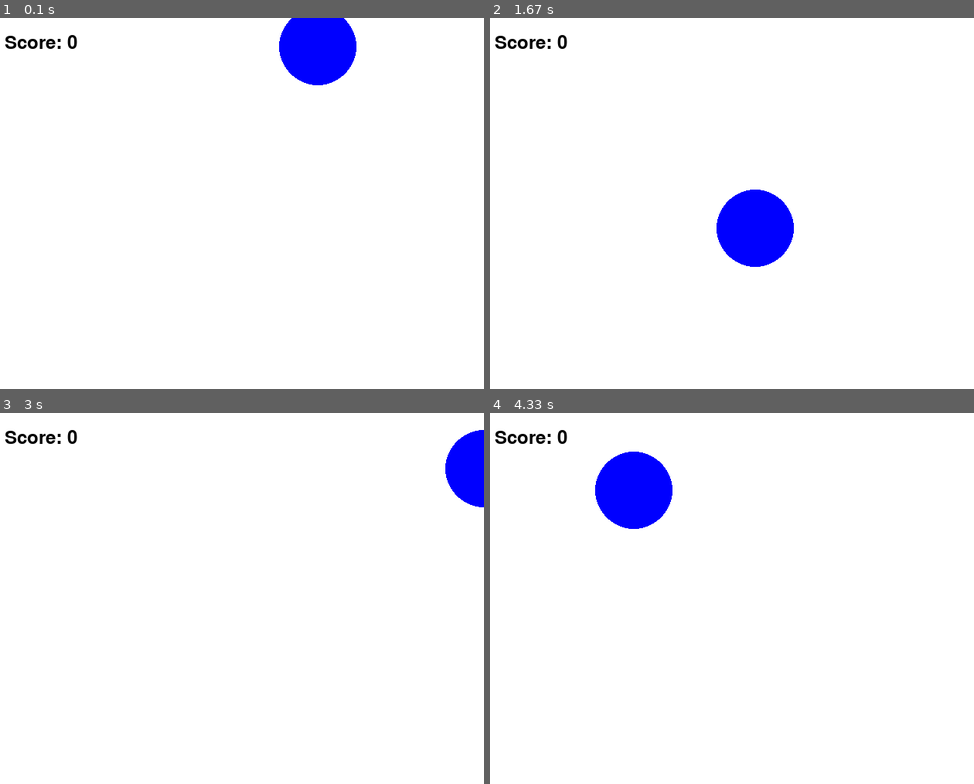
Above: before the commit, frames 1-4 (two rows, left to right).
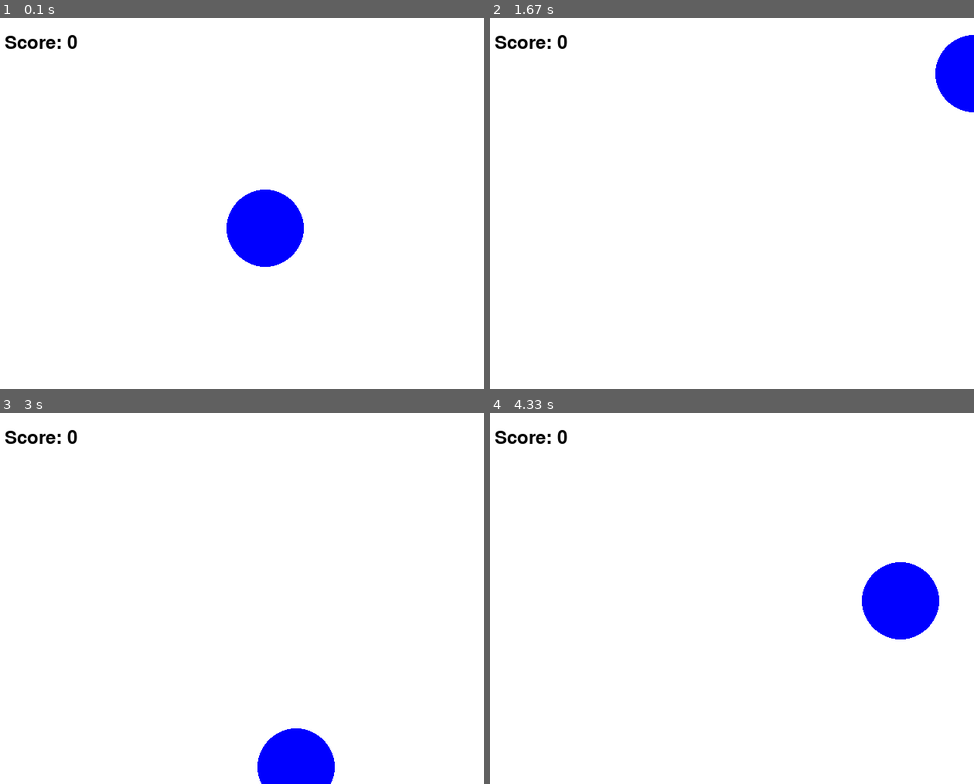
Above: after the commit, the same moments.

Repository: milan-kolar/hra-osu-pygame
Game: pygame game, started from Game OSU.py
Same seed, same stepped clock (60 frames per second), same inputs: the game is played once before the commit and once after it.
Inputs:
- Up to frame 1 (0.1 s): no input
- Up to frame 2 (1.67 s): no input
- Up to frame 3 (3 s): no input
- Up to frame 4 (4.33 s): no input

The runs differ from the first frame. In frame 1, 5.0% of the frame differs, in the area x 46-74%, y 0-68%; in frame 2, 3.9%; in frame 3, 3.3%; in frame 4, 5.2%, in the area x 21-93%, y 10-62%.

Commit message:
Zkrácení programu

Diff:
--- a/Game OSU.py
+++ b/Game OSU.py
@@ -32,6 +32,7 @@
 
     return ball
 
+# Funkce k měření času míčku na obrazovce
 def ball_time():
     # Čas míčku na obrazovce
     ball_screen_time = pygame.time.get_ticks()
@@ -39,27 +40,12 @@
 
     return ball_screen_time
 
-# Pozadí okna RGB formát
-screen.fill((255, 255, 255))
-
 # Počáteční skóre
 score = 0
 
 # Nový míček (ihned se připraví na vykreslení - PROČ??)
-x = random.randint(0, 640)
-y = random.randint(0, 480)
-# povrch na vykreslení, barva RGB, souřadnice středu, poloměr
-ball = pygame.draw.circle(screen, (0, 0, 255), (x, y), 50)
-
-# Čas míčku na obrazovce
-ball_screen_time = pygame.time.get_ticks()
-
-# Vykreslení skóre
-score_text = f"Score: {score}"
-score_font = pygame.font.Font(None, 36)
-score_surface = score_font.render(score_text, True, (0, 0, 0))
-screen.blit(score_surface, (20, 20))
-
+ball = ball_and_score(score)
+ball_screen_time = ball_time()
 # Aktualizace okna
 pygame.display.flip()
 
@@ -84,26 +70,16 @@
                     running = False
                 # Jinak nový míček na náhodné pozici
                 else:
-                    # Pozadí okna RGB formát = vymažeme předchozí obsah okna
-                    screen.fill((255, 255, 255))
-
-                    x = random.randint(0, 640)
-                    y = random.randint(0, 480)
-
-                    # Vykreslíme nový míček (na náhodné pozici z IF) a skóre
-                    ball = pygame.draw.circle(screen, (0, 0, 255), (x,y), 50)
-                    score_text = f"Score: {score}"
-                    score_font = pygame.font.Font(None, 36)
-                    score_surface = score_font.render(score_text, True, (0, 0, 0))
-                    screen.blit(score_surface, (20, 20))
-
-                    # Čas míčku na obrazovce
-                    ball_screen_time = pygame.time.get_ticks()
-                    print(ball_screen_time)
+                    # Vykreslení míčku a skóre
+                    ball = ball_and_score(score)
+                    # Měření času míčku na obzarovce
+                    ball_screen_time = ball_time()
 
 
     if current_time - ball_screen_time > 1000:
+        # Vykreslení míčku a skóre
         ball = ball_and_score(score)
+        # Měření času míčku na obzarovce
         ball_screen_time = ball_time()
 
     # Měření aktuálního času
